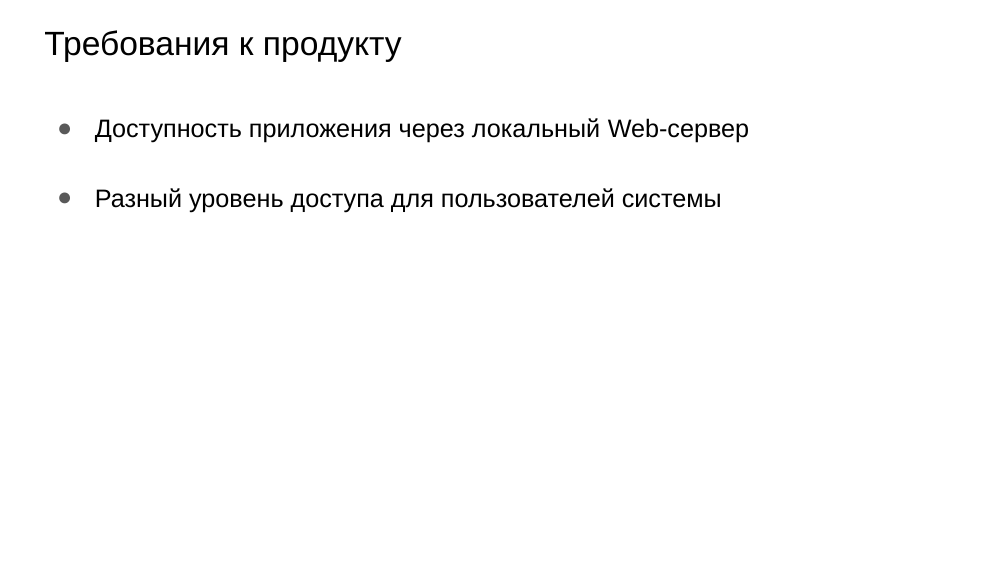
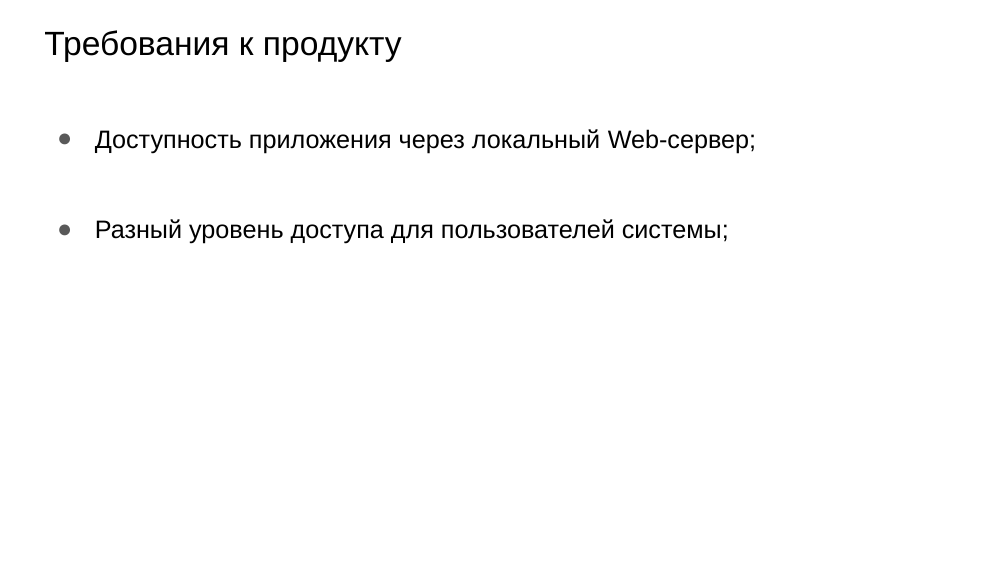
Before and after one commit to NikulinR/ITTimeRecording, a slide deck: slide 5 of Presentation.pptx. Drawn at 1008x567 pixels with LibreOffice and Linux fonts; fonts in the diff are those of the drawing. Boxes give left, top, right and bottom in pixels: in the first picture for what was removed or moved away, otherwise in the second. Text is boxed around its words. In the diff, an @@ line names an element or a change of style, - is before the commit and + after.

```diff
--- a/Presentation.pptx
+++ b/Presentation.pptx
@@ text at (x1=95, y1=129, x2=756, y2=244): text changed @@
-● Доступность приложения через локальный Web-сервер
-● Разный уровень доступа для пользователей системы
+● Доступность приложения через локальный Web-сервер;
+● Разный уровень доступа для пользователей системы;
```
Also in this commit, not shown: 6 other slides changed, 1 slide added, 1 slide removed.
